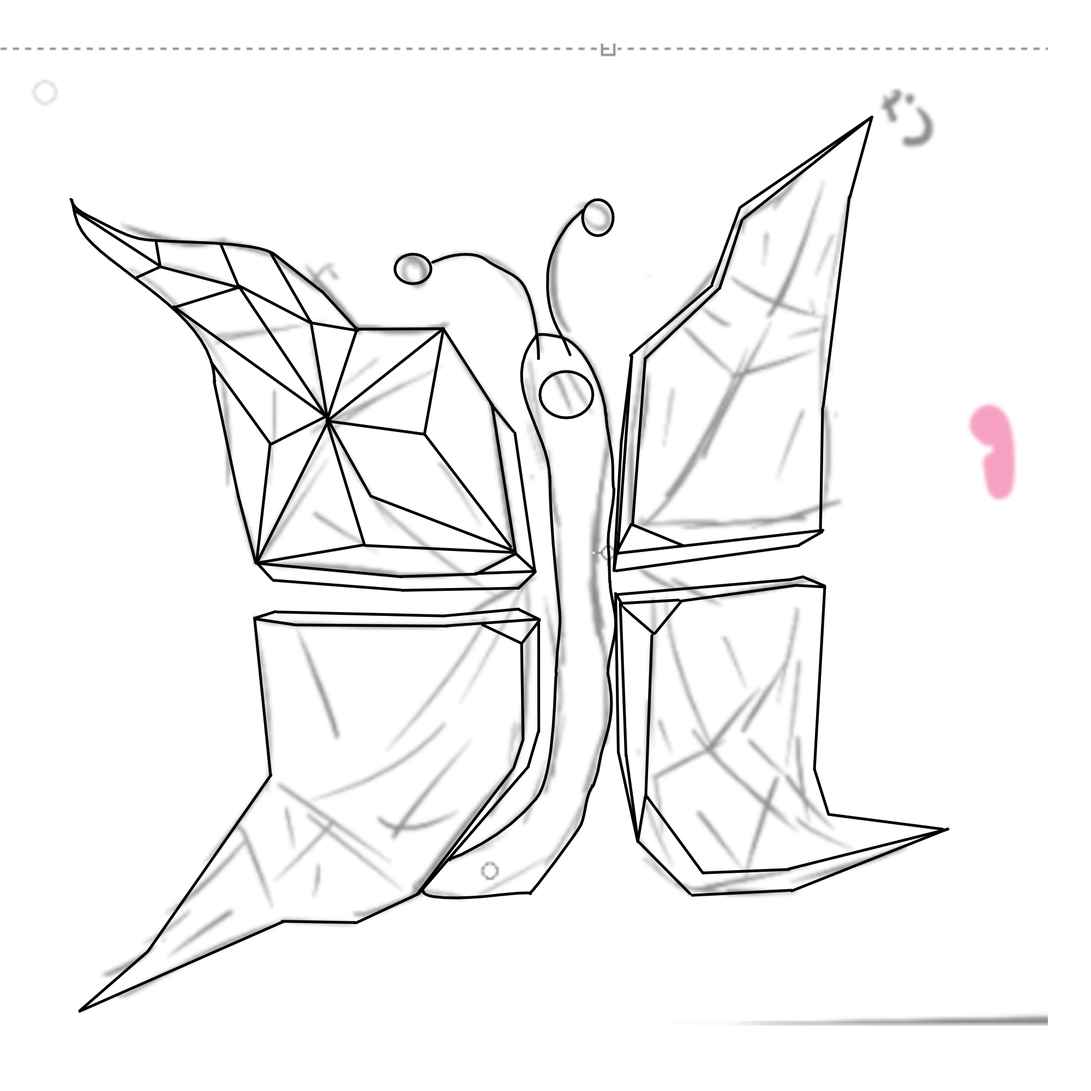
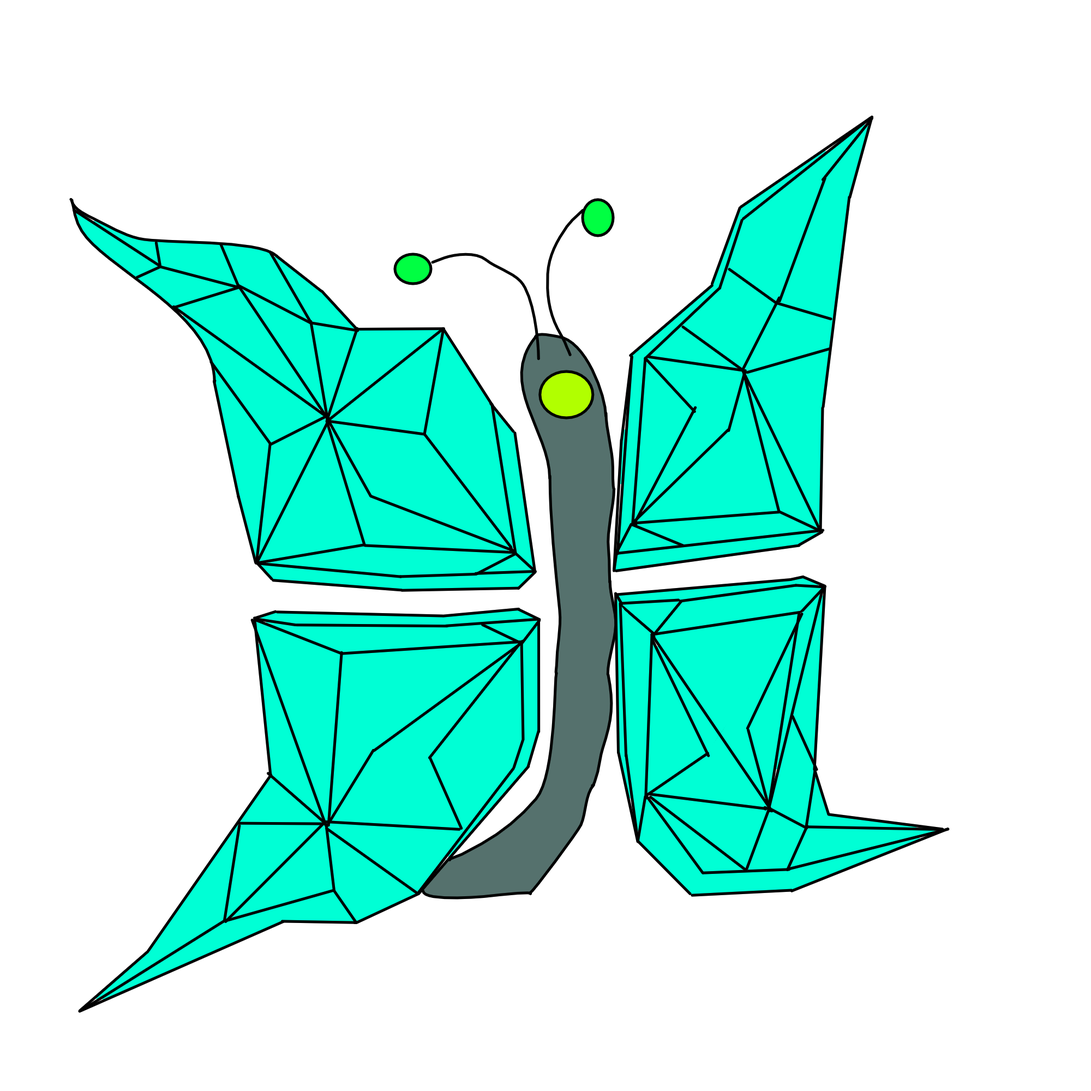
Layered file, before and after one edit (1091x1091). Changes by layer:
painted on "line art" over [39, 104, 978, 1027]
added layer "antenas" above "ojo" over [0, 43, 1049, 1027]
added layer "ojo" above "gusanito" over [0, 43, 1049, 1027]
added layer "gusanito" above "halas" over [0, 43, 1049, 1027]
added layer "halas" above "Capa de pintura 2 (pegado)" over [0, 43, 1049, 1027]
hid "Capa de pintura 2 (pegado)" over [0, 43, 1049, 1027]
